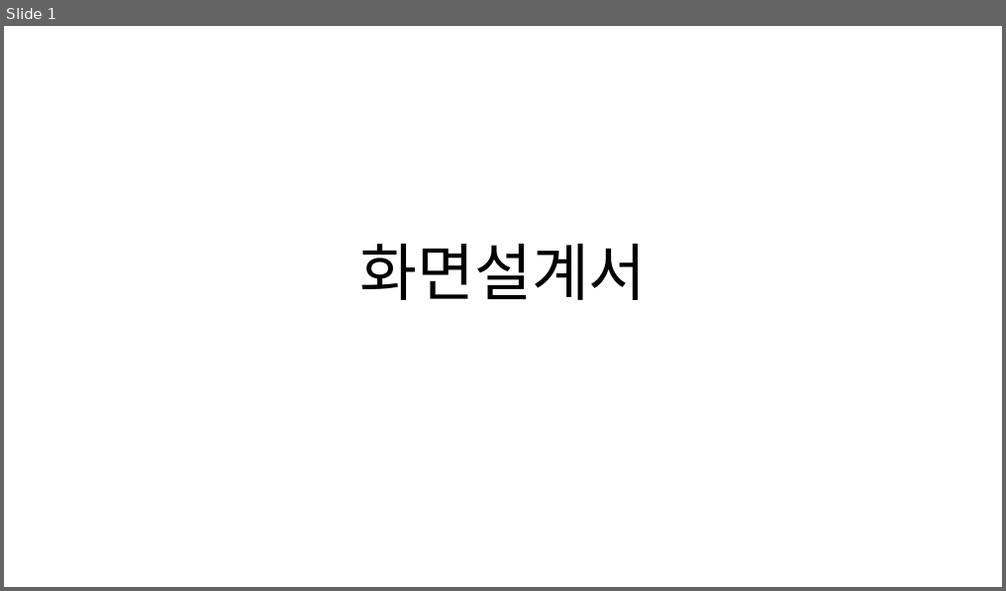
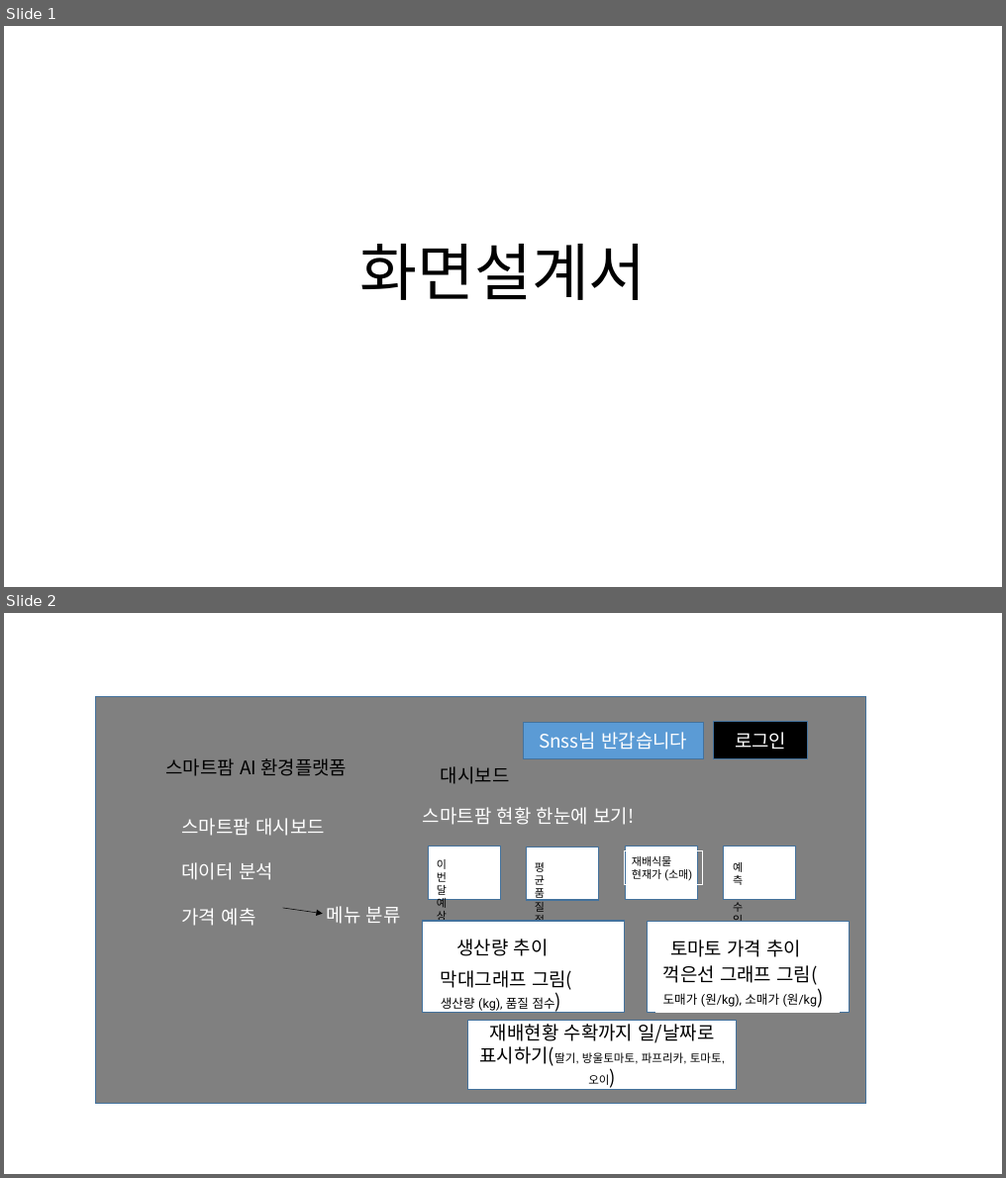
Before and after one commit to sky17892/python_1st_project, a slide deck: 화면설계서.pptx. Shown one above the other, each under a label of ours: slide 1 before the commit, slides 1 and 2 after it. The pictures are 1006x591 and 1006x1178 pixels, drawn with LibreOffice and Linux fonts; fonts in the diff are those of the drawing. Boxes give left, top, right and bottom in pixels: in the first picture for what was removed or moved away, otherwise in the second. Text is boxed around its words. In the diff, an @@ line names an element or a change of style, - is before the commit and + after.

```diff
--- a/화면설계서.pptx
+++ b/화면설계서.pptx
@@ slide 2 added at [4,613,1002,1174], background #FFFFFF @@
@@ rectangle added at [95,696,865,1103], fill #808080, outline #43739E 1 pt @@
@@ rectangle added at [523,723,703,760], fill #5B9BD5, outline #43739E 1 pt, 18 pt, text #FFFFFF @@
+Snss님 반갑습니다
@@ rectangle added at [714,722,807,760], fill #000000, outline #43739E 1 pt, 18 pt, text #FFFFFF @@
+로그인
@@ text added at [165,759,347,776], 18 pt, text #000000 @@
+스마트팜 AI 환경플랫폼
@@ text added at [441,766,510,784], 18 pt, text #000000 @@
+대시보드
@@ text added at [182,818,325,926], 18 pt, text #FFFFFF @@
+스마트팜 대시보드
+데이터 분석
+가격 예측
@@ text added at [423,807,634,825], 18 pt, text #FFFFFF @@
+스마트팜 현황 한눈에 보기!
@@ rectangle added at [429,847,500,900], fill #FFFFFF, outline #43739E 1 pt @@
@@ rectangle added at [527,847,598,900], fill #FFFFFF, outline #43739E 1 pt @@
@@ rectangle added at [626,847,697,900], fill #FFFFFF, outline #43739E 1 pt @@
@@ rectangle added at [724,847,795,900], fill #FFFFFF, outline #43739E 1 pt @@
@@ text added at [437,860,475,1009], 10.5 pt, text #000000 @@
+이번 달 예상 수확량
@@ rectangle added at [528,858,552,878], outline #FFFFFF 0 pt dashed, 10.5 pt, text #000000 @@
+평균 품질 점수
@@ rectangle added at [625,851,703,884], outline #FFFFFF 0 pt dashed, 10.5 pt, text #000000 @@
+재배식물 현재가 (소매)
@@ rectangle added at [726,858,746,888], outline #FFFFFF 0 pt dashed, 10.5 pt, text #000000 @@
+예측 수익률!
@@ arrow added from (283, 908) to (323, 914), #000000 0.5 pt dashed @@
@@ text added at [327,906,401,924], 18 pt, text #FFFFFF @@
+메뉴 분류
@@ rectangle added at [422,921,624,1012], fill #FFFFFF, outline #43739E 1 pt @@
@@ text added at [456,939,548,957], 18 pt, text #000000 @@
+생산량 추이
@@ rectangle added at [648,922,849,1013], fill #FFFFFF, outline #43739E 1 pt @@
@@ rectangle added at [662,934,830,963], outline #FFFFFF 0 pt dashed, 18 pt, text #000000 @@
+토마토 가격 추이
@@ rectangle added at [656,959,840,1012], outline #FFFFFF 0 pt dashed, 12 pt, text #000000 @@
+꺽은선 그래프 그림(
+도매가 (원/kg), 소매가 (원/kg)
@@ text added at [441,970,572,1013], 12 pt, text #000000 @@
+막대그래프 그림(
+생산량 (kg), 품질 점수)
@@ rectangle added at [468,1020,737,1090], fill #FFFFFF, outline #43739E 1 pt, 11 pt, text #000000 @@
+재배현황 수확까지 일/날짜로 표시하기(딸기, 방울토마토, 파프리카, 토마토, 오이)
```
Also in this commit, not shown: 2 other slides added, 1 slide removed, 1 other file.
